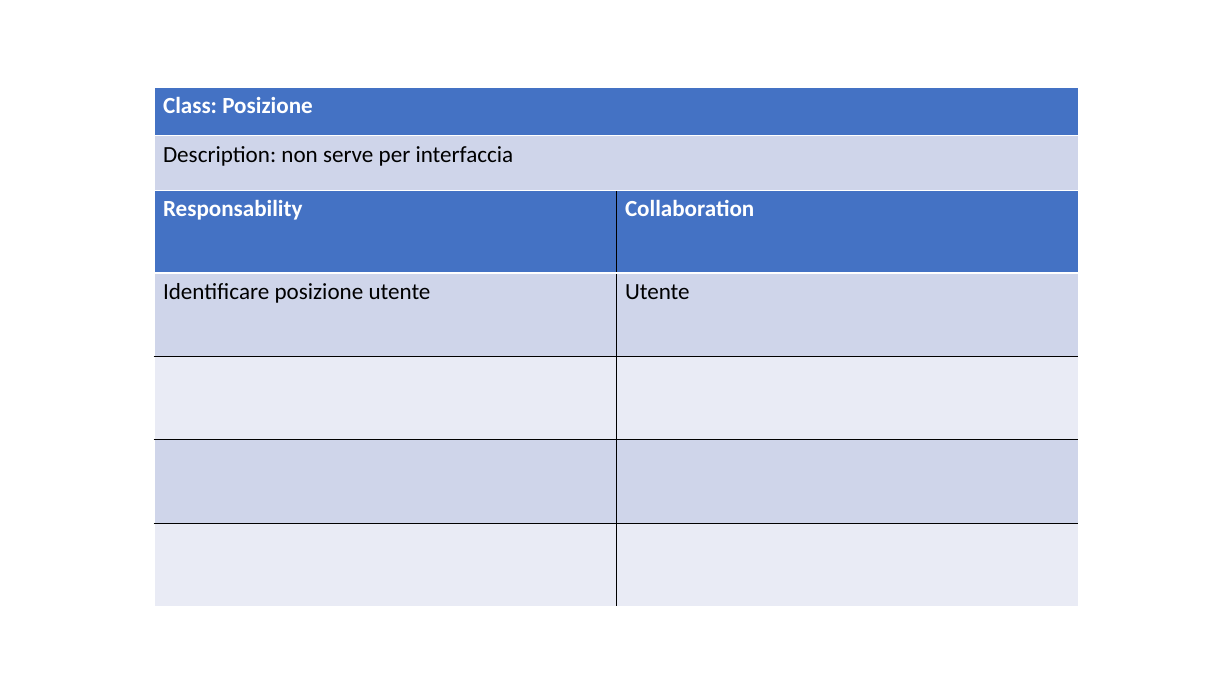
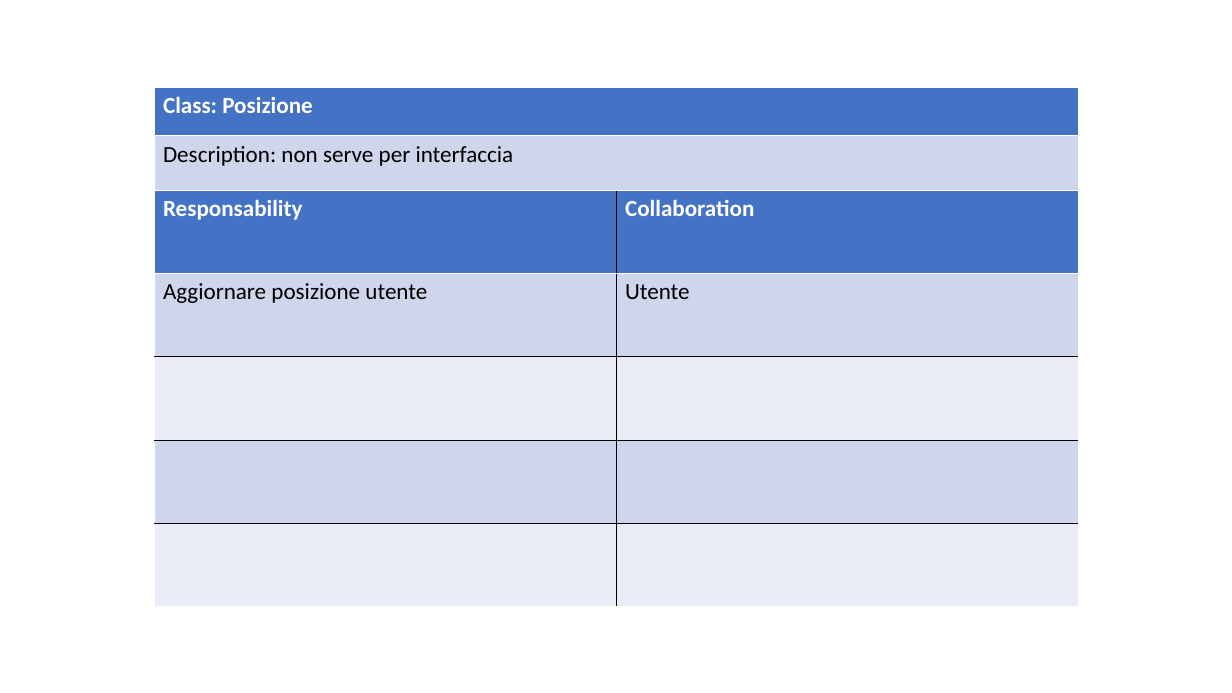
Before and after one commit to ecorradini/ProgettoIDS, a slide deck: slide 2 of AnalisiRequisiti/CRC/UT4/CRC_UT4.ppt. Drawn at 1232x693 pixels with LibreOffice and Linux fonts; fonts in the diff are those of the drawing. Boxes give left, top, right and bottom in pixels: in the first picture for what was removed or moved away, otherwise in the second. Text is boxed around its words. In the diff, an @@ line names an element or a change of style, - is before the commit and + after.

```diff
--- a/AnalisiRequisiti/CRC/UT4/CRC_UT4.ppt
+++ b/AnalisiRequisiti/CRC/UT4/CRC_UT4.ppt
@@ table at bbox=[154, 189, 1078, 606] @@
-row 2, column 1: Identificare posizione utente
+row 2, column 1: Aggiornare posizione utente
@@ line spacing 1 to 0.98 @@
@@ borders changed @@
```
Also in this commit, not shown: 9 other slides changed, 1 other file.
